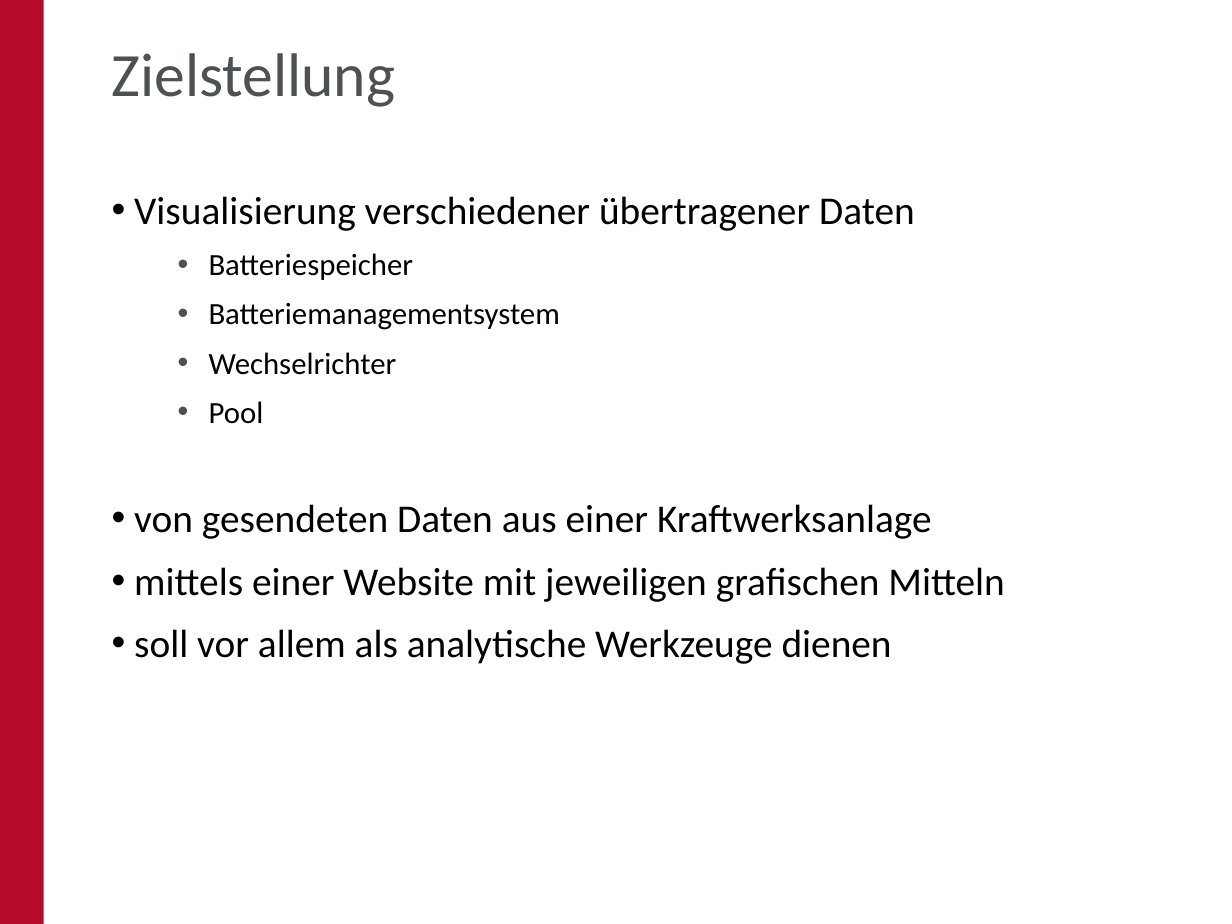
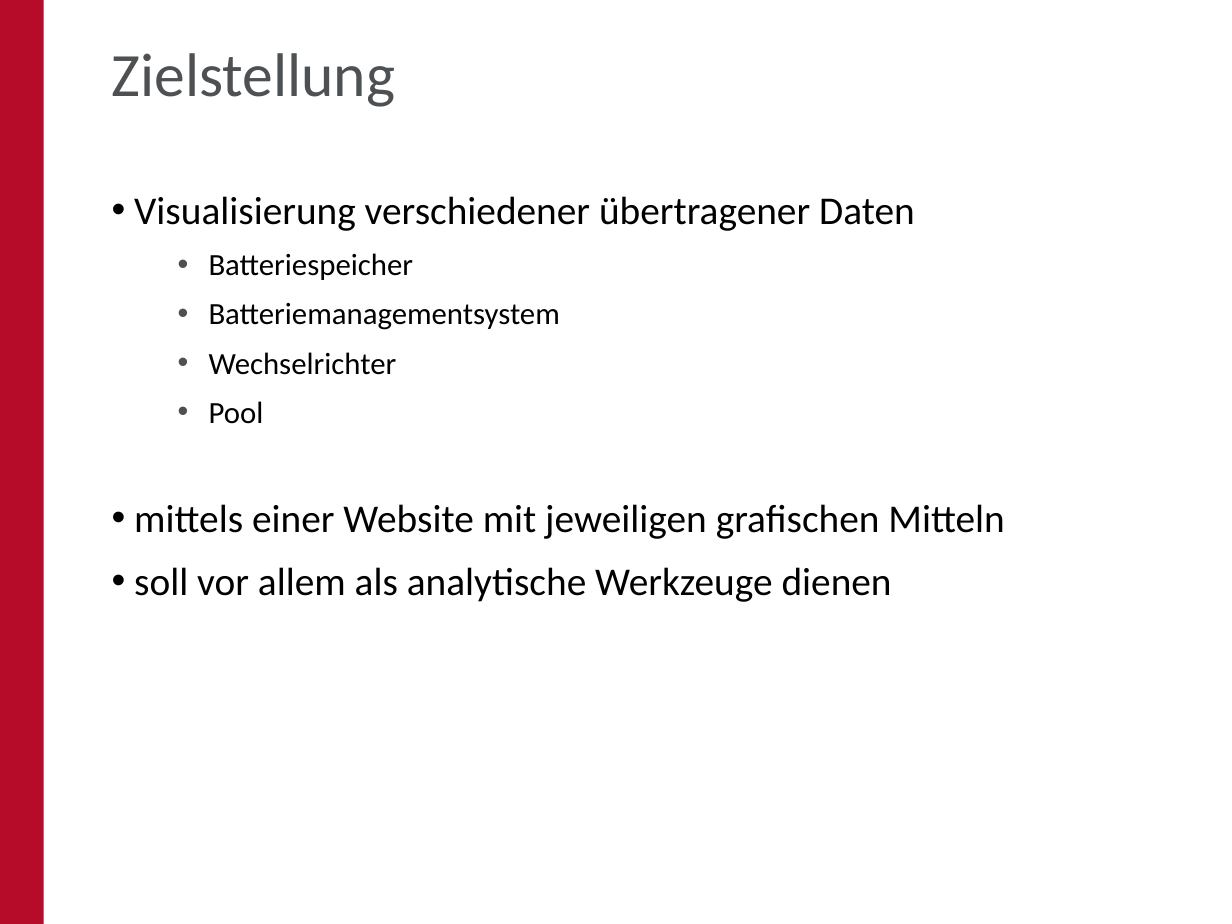
Before and after one commit to oskar-engler/praktikumsbericht, a slide deck: slide 2 of Bericht/PPT/Website - Analytic Tools.pptx. Drawn at 1232x924 pixels with LibreOffice and Linux fonts; fonts in the diff are those of the drawing; background and template pictures are left out. Boxes give left, top, right and bottom in pixels: in the first picture for what was removed or moved away, otherwise in the second. Text is boxed around its words. In the diff, an @@ line names an element or a change of style, - is before the commit and + after.

```diff
--- a/Bericht/PPT/Website - Analytic Tools.pptx
+++ b/Bericht/PPT/Website - Analytic Tools.pptx
@@ text at <box>134,504,932,539</box>: paragraph removed @@
-• von gesendeten Daten aus einer Kraftwerksanlage
```
Also in this commit, not shown: 11 other slides changed, 1 slide added, 2 other files.
